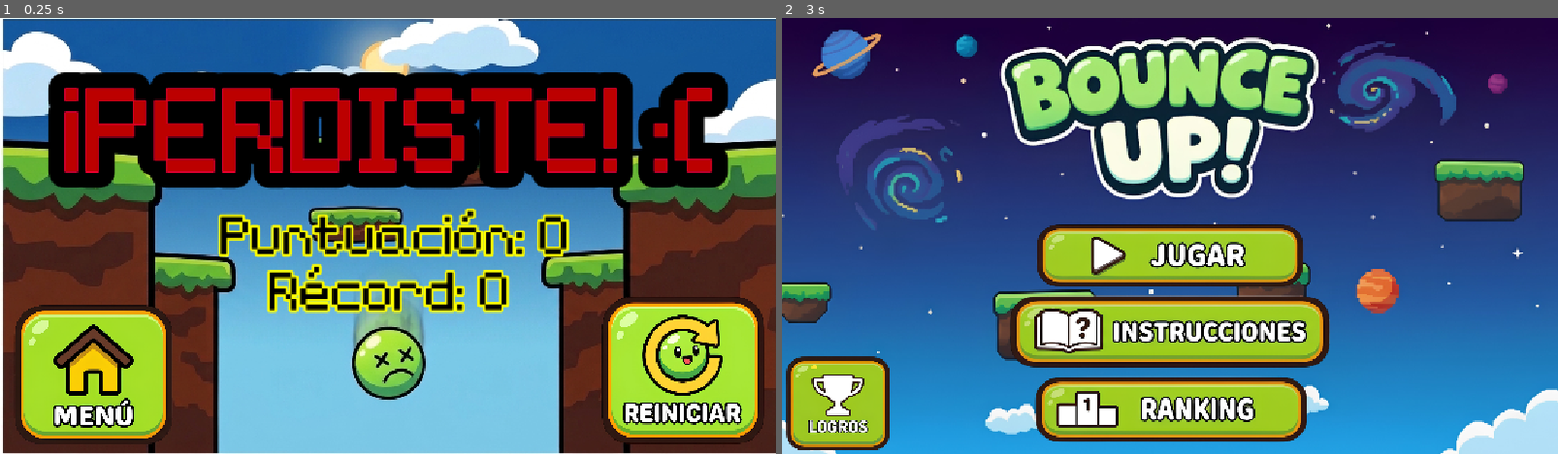
Above: before the commit, frames 1-2 (left to right).
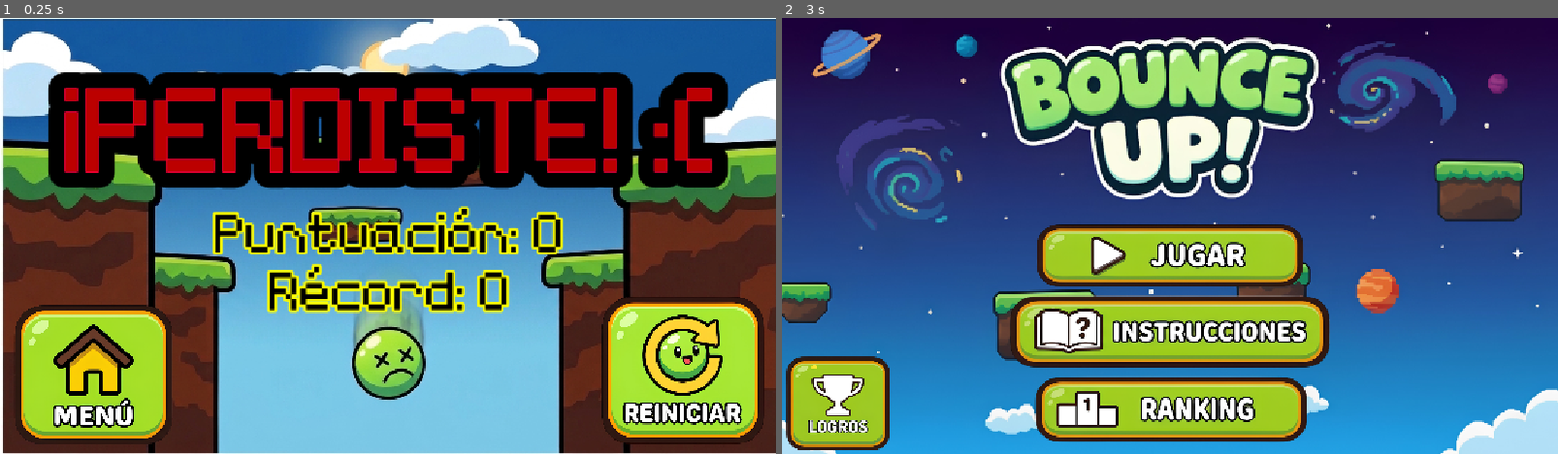
Above: after the commit, the same moments.

Repository: Miranda-511/Bounce-Up-
Game: Godot game, scene res://escenas/gameover.tscn
The game is run twice, just before and just after one commit, with the same random seed, the same clock (stepped at 60 frames per second) and the same inputs. This scene is started directly instead of the project's main scene.
Inputs (mouse positions are in pixels of both pictures, inside the frame that each line leads up to):
- Up to frame 1 (0.25 s): no input
- Up to frame 2 (3 s): click (1464, 371) at 0.5 s; click (1464, 371) at 1.25 s; click (1464, 371) at 2 s; click (875, 375) at 2.75 s

The runs differ from the first frame. In frame 1, 3.3% of the frame differs, in the area x 27-74%, y 43-55%; in frame 2, nothing differs.

Commit message:
correcion con los aliens y más rebote en resortes

Diff:
--- a/escenas/alien.tscn
+++ b/escenas/alien.tscn
@@ -11,10 +11,8 @@
 script = ExtResource("1_ryjbn")
 
 [node name="Sprite2D" type="Sprite2D" parent="." unique_id=1175185483]
-position = Vector2(334.8839, 604.09894)
 scale = Vector2(0.65635854, 0.63794386)
 texture = ExtResource("1_hl1ab")
 
 [node name="CollisionShape2D" type="CollisionShape2D" parent="." unique_id=1679191459]
-position = Vector2(334.88397, 604.0987)
 shape = SubResource("CircleShape2D_5txut")
--- a/escenas/gameover.tscn
+++ b/escenas/gameover.tscn
@@ -107,21 +107,27 @@
 script = ExtResource("6_j5brv")
 
 [node name="ScoreLabel" type="Label" parent="UIContainer" unique_id=1763219133]
+custom_minimum_size = Vector2(550, 80)
 layout_mode = 1
-anchors_preset = -1
+anchors_preset = 8
 anchor_left = 0.5
+anchor_top = 0.5
 anchor_right = 0.5
-offset_left = -251.0
-offset_top = 287.21994
-offset_right = -251.0
-offset_bottom = 364.0
+anchor_bottom = 0.5
+offset_left = -270.0
+offset_top = -40.0
+offset_right = 270.0
+offset_bottom = 40.0
+grow_horizontal = 2
+grow_vertical = 2
 text = "Puntuación: 0"
 label_settings = SubResource("LabelSettings_ewdes")
 horizontal_alignment = 1
 vertical_alignment = 1
-metadata/_edit_use_anchors_ = true
+autowrap_mode = 2
 
 [node name="BestScoreLabel" type="Label" parent="UIContainer" unique_id=1675372408]
+custom_minimum_size = Vector2(500, 80)
 layout_mode = 1
 anchors_preset = -1
 anchor_left = 0.5
@@ -134,6 +140,7 @@
 label_settings = SubResource("LabelSettings_ewdes")
 horizontal_alignment = 1
 vertical_alignment = 1
+autowrap_mode = 2
 metadata/_edit_use_anchors_ = true
 
 [node name="TitleLabel" type="Label" parent="UIContainer" unique_id=1319267948]
--- a/scripts/automaticgenerator.gd
+++ b/scripts/automaticgenerator.gd
@@ -46,6 +46,7 @@
 # ALIENS
 const ALIEN_START_HEIGHT = 20000.0
 const ALIEN_VERTICAL_GAP = 810.0
+const ALIEN_SAFE_HALF_HEIGHT = 85.0
 
 # RESORTES
 const SPRING_CHANCE = 0.12
@@ -59,6 +60,7 @@
 var start_y: float
 var next_platform_y: float
 var next_alien_y: float
+var platform_anchor_y: float
 
 # POSICIONES DEL NIVEL ANTERIOR
 var previous_level_positions: Array[float] = []
@@ -99,6 +101,9 @@
 
 	next_platform_y = FLOOR_TOP_Y - FIRST_PLATFORM_ABOVE_FLOOR
 
+	# GUARDAR LA ALTURA DE REFERENCIA DE LOS NIVELES
+	platform_anchor_y = next_platform_y
+
 	spawn_platform(first_x, TYPE_NORMAL)
 
 	next_platform_y -= VERTICAL_GAP
@@ -157,21 +162,38 @@
 
 
 # =========================================================
+# ALTURA SEGURA PARA LOS ALIENS
+# =========================================================
+
+func get_safe_alien_y(target_y: float) -> float:
+
+	# CALCULAR QUÉ ESPACIO ENTRE PLATAFORMAS
+	# ESTÁ MÁS CERCA DE LA ALTURA DESEADA.
+
+	var level_index = roundi(
+		(platform_anchor_y - target_y) / VERTICAL_GAP - 0.5
+	)
+
+	# CENTRO DEL ESPACIO ENTRE DOS NIVELES.
+	var safe_y = platform_anchor_y - (
+		(level_index + 0.5) * VERTICAL_GAP
+	)
+
+	return safe_y
+
+
+# =========================================================
 # ELEGIR TIPO DE PLATAFORMA
 # =========================================================
 
 func choose_platform_type(height: float) -> int:
 
-	# ESPACIO: SOLAMENTE PLATAFORMAS ROCOSAS.
-	# NO ES UN CAMBIO DE DIFICULTAD, SINO DE AMBIENTACIÓN.
 	if height >= SPACE_START_HEIGHT:
 		return TYPE_ROCK
 
-	# INICIO: SOLO PLATAFORMAS NORMALES.
 	if height < NORMAL_ONLY_HEIGHT:
 		return TYPE_NORMAL
 
-	# TIERRA: MEZCLA CONSTANTE DE PLATAFORMAS.
 	var roll = randf()
 
 	if roll < 0.45:
@@ -222,8 +244,6 @@
 	current_platforms: Array[Dictionary]
 ) -> bool:
 
-	# DEBE SER ALCANZABLE DESDE ALGUNA
-	# PLATAFORMA DEL NIVEL ANTERIOR.
 	var reachable = false
 
 	for previous_x in previous_positions:
@@ -237,8 +257,6 @@
 	if not reachable:
 		return false
 
-	# EVITAR QUE SE ENCIME CON OTRAS
-	# PLATAFORMAS DEL MISMO NIVEL.
 	for existing in current_platforms:
 
 		var existing_x: float = existing["x"]
@@ -280,7 +298,6 @@
 			new_platform = ROCK_PLATFORM_SCENE.instantiate()
 			can_have_spring = true
 
-	# POSICIONAR LA PLATAFORMA
 	new_platform.position = Vector2(
 		center_x - PLATFORM_CENTER_X,
 		next_platform_y - PLATFORM_TOP_OFFSET_Y
@@ -288,7 +305,6 @@
 
 	main.add_child.call_deferred(new_platform)
 
-	# GENERAR RESORTE
 	if can_have_spring and randf() < SPRING_CHANCE:
 
 		var spring = SPRING_SCENE.instantiate()
@@ -316,8 +332,6 @@
 	var current_level_platforms: Array[Dictionary] = []
 	var current_level_positions: Array[float] = []
 
-	# NORMALMENTE 2 PLATAFORMAS.
-	# OCASIONALMENTE 3.
 	var platform_count = 2
 
 	if randf() < THREE_PLATFORM_CHANCE:
@@ -325,7 +339,6 @@
 
 	var height = start_y - next_platform_y
 
-	# GENERAR LAS PLATAFORMAS DEL NIVEL.
 	for platform_index in range(platform_count):
 
 		var platform_type = choose_platform_type(height)
@@ -344,8 +357,6 @@
 			):
 				continue
 
-			# EVITAR REPETIR DEMASIADO LAS MISMAS
-			# POSICIONES HORIZONTALES.
 			var repetitive = false
 
 			for recent_x in recent_positions:
@@ -359,7 +370,6 @@
 
 			possible_positions.append(candidate)
 
-		# ELEGIR UNA POSICIÓN VÁLIDA.
 		if possible_positions.size() > 0:
 
 			var chosen_x = possible_positions[
@@ -381,8 +391,6 @@
 			if recent_positions.size() > 8:
 				recent_positions.pop_front()
 
-	# SI NO SE GENERÓ NINGUNA PLATAFORMA,
-	# INTENTAR CREAR UNA NORMAL DE RESPALDO.
 	if current_level_positions.is_empty():
 
 		for attempt in range(GENERATION_ATTEMPTS):
@@ -404,8 +412,6 @@
 
 				break
 
-	# GUARDAR LAS POSICIONES DEL NIVEL ACTUAL
-	# PARA CONECTARLAS CON EL SIGUIENTE.
 	if not current_level_positions.is_empty():
 		previous_level_positions = current_level_positions.duplicate()
 
@@ -426,11 +432,14 @@
 
 	var alien_x = randf_range(min_x, max_x)
 
+	# AJUSTAR LA ALTURA AL CENTRO DE UN ESPACIO SEGURO.
+	var alien_y = get_safe_alien_y(next_alien_y)
+
 	var alien = ALIEN_SCENE.instantiate()
 
 	alien.global_position = Vector2(
 		alien_x,
-		next_alien_y
+		alien_y
 	)
 
 	main.add_child.call_deferred(alien)
--- a/scripts/mov.gd
+++ b/scripts/mov.gd
@@ -3,8 +3,8 @@
 
 const SPEED = 575.0
 const JUMP_VELOCITY = -750.0
-const SPRING_VELOCITY = -3500.0
-const SPRING_IMMUNITY_DURATION = 2.0
+const SPRING_VELOCITY = -1600.0
+const SPRING_IMMUNITY_DURATION = 2.5
 
 # MARGEN EXTRA PARA EL TELETRANSPORTE LATERAL
 const WRAP_MARGIN = 30.0
